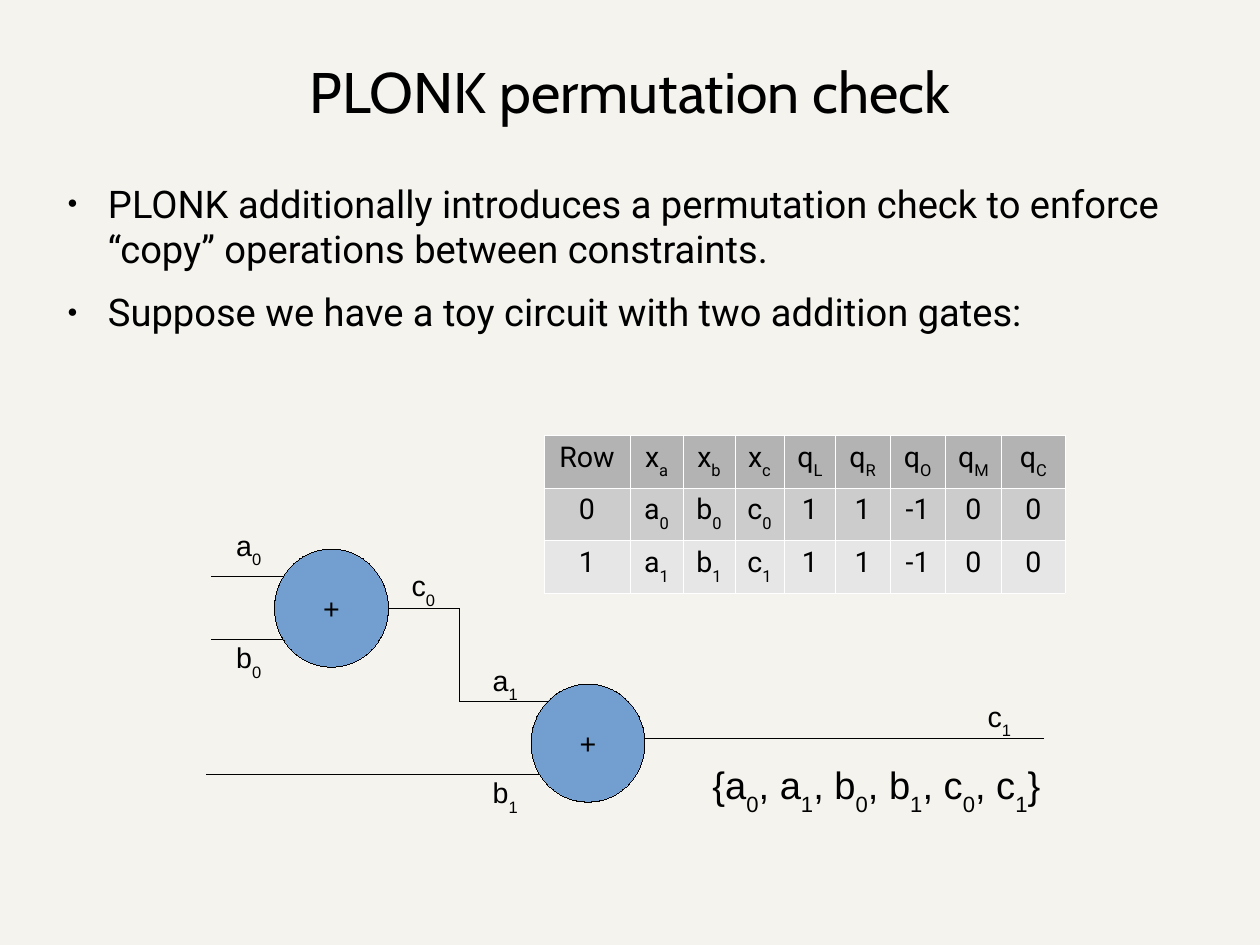
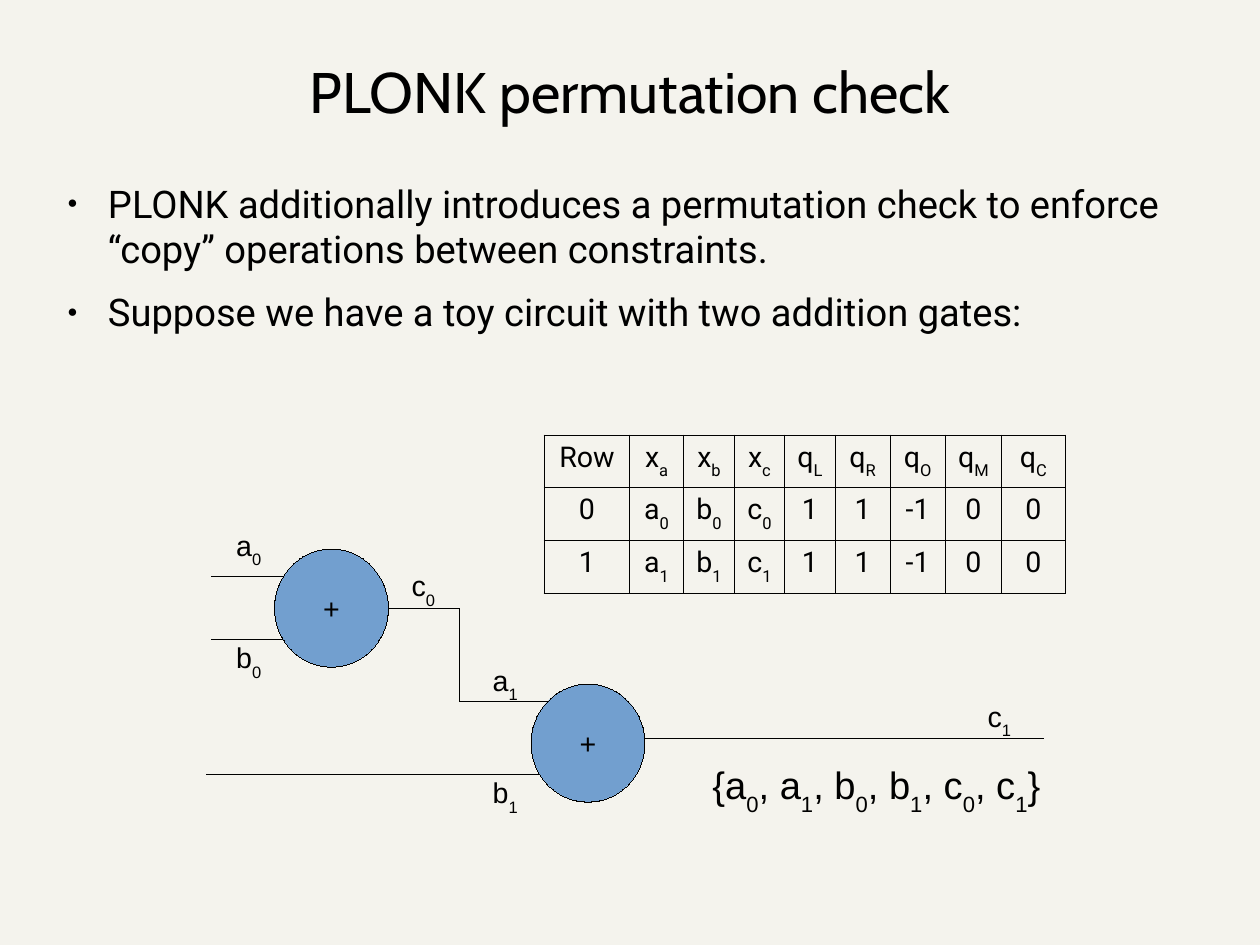
Before and after one commit to daira/halographs, a slide deck: slide 9 of deepdive.odp. Drawn at 1260x945 pixels with LibreOffice and Linux fonts; fonts in the diff are those of the drawing. Boxes give left, top, right and bottom in pixels: in the first picture for what was removed or moved away, otherwise in the second. Text is boxed around its words. In the diff, an @@ line names an element or a change of style, - is before the commit and + after.

Commit message:
Deep dive presentation: Ying Tong's correction to the PLONK permutation argument, and formatting/notation fixes.

```diff
--- a/deepdive.odp
+++ b/deepdive.odp
@@ table at [544, 436, 1066, 591] @@
@@ fill #B3B3B3 to none in row 1 @@
@@ fill #CCCCCC to none in row 2 @@
@@ fill #E6E6E6 to none in row 3 @@
@@ borders changed @@
```
Also in this commit, not shown: 25 other slides changed, 1 slide added, 1 other file.
